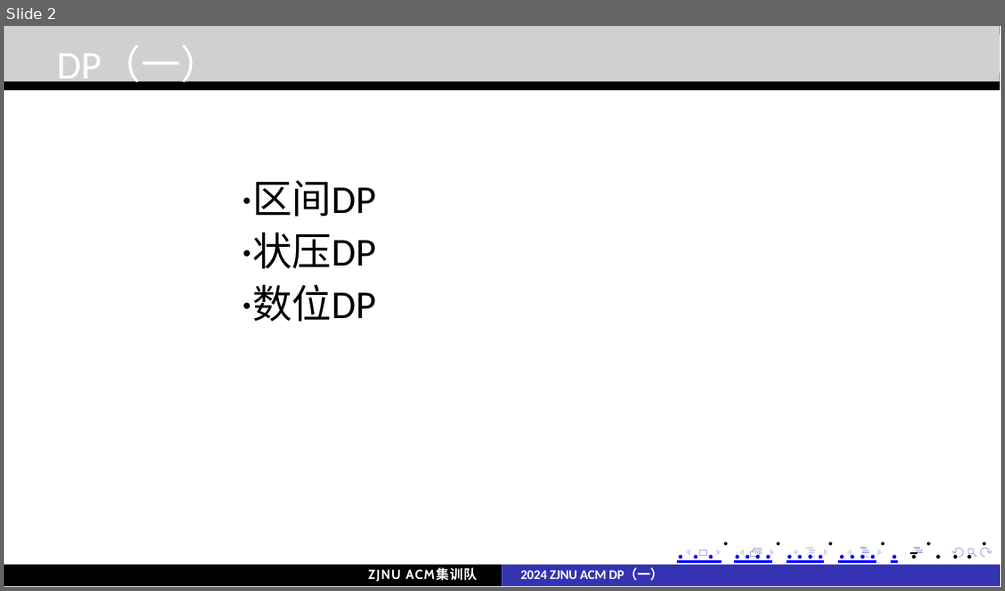
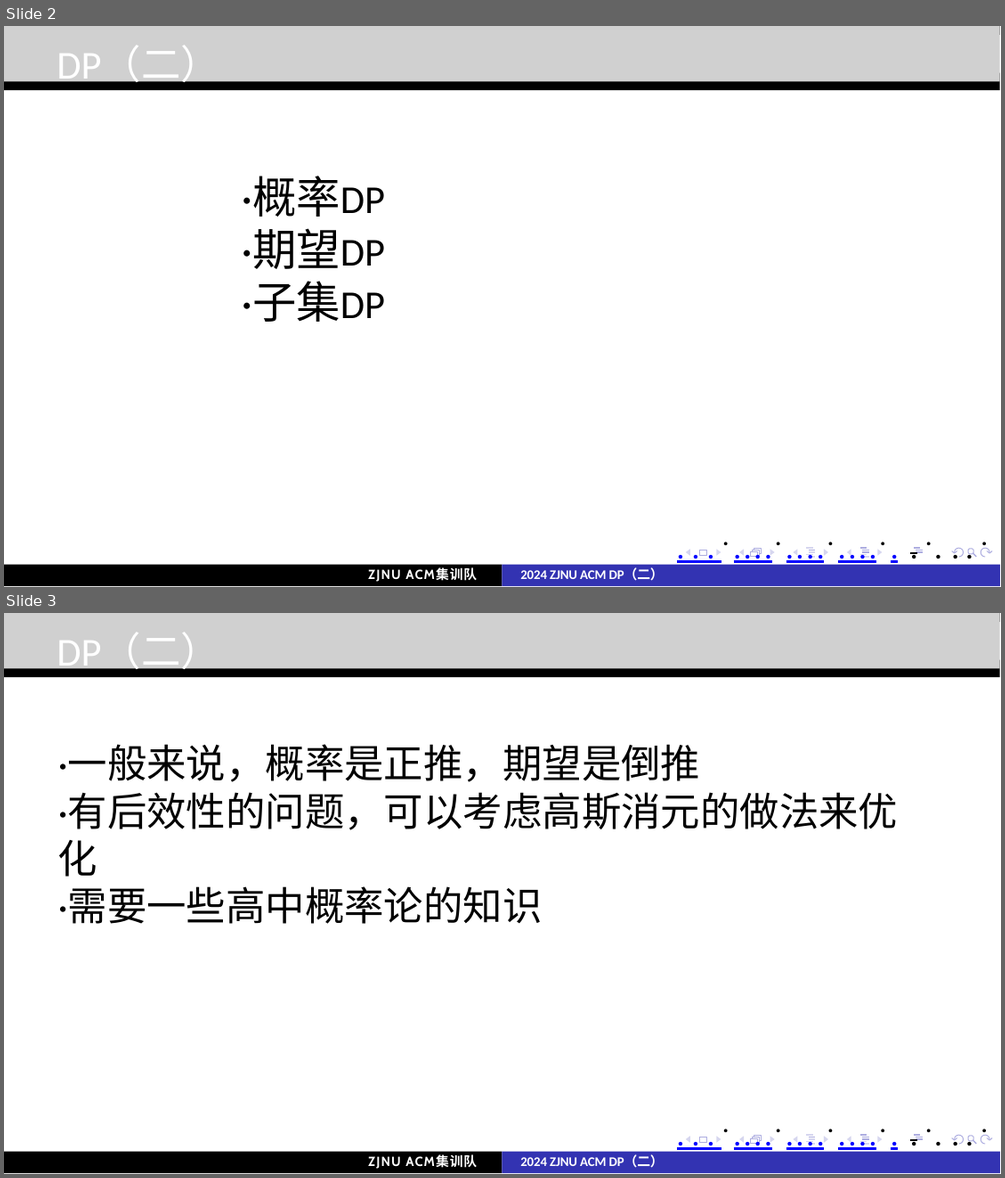
Before and after one commit to john1234567891011121314/moban, a slide deck: acm/讲课·dp/DP（二）.pptx. Shown one above the other, each under a label of ours: slide 2 before the commit, slides 2 and 3 after it. The pictures are 1005x591 and 1005x1178 pixels, drawn with LibreOffice and Linux fonts; fonts in the diff are those of the drawing; grey boxes stand for pictures. Boxes give left, top, right and bottom in pixels: in the first picture for what was removed or moved away, otherwise in the second. Text is boxed around its words. In the diff, an @@ line names an element or a change of style, - is before the commit and + after.

```diff
--- a/acm/讲课·dp/DP（二）.pptx
+++ b/acm/讲课·dp/DP（二）.pptx
@@ slide 3 added at box(4, 613, 1001, 1174), background #FFFFFF; not listed: 30 template elements that a slide beside it also shows @@
@@ picture added at box(4, 613, 999, 668) @@
@@ text added at box(57, 633, 219, 675), 18 pt, text #FFFFFF @@
+DP（二）
@@ text added at box(58, 746, 898, 924), 18 pt, text #000000 @@
+·一般来说，概率是正推，期望是倒推
+·有后效性的问题，可以考虑高斯消元的做法来优化
+·需要一些高中概率论的知识
@@ freeform shape added at box(4, 1151, 502, 1174), fill #000000 @@
@@ text added at box(368, 1154, 477, 1168), 6 pt, text #FFFFFF, bold @@
+ZJNU ACM集训队
@@ freeform shape added at box(502, 1151, 999, 1174), fill #3333B2 @@
@@ text added at box(520, 1154, 663, 1167), 12 pt, text #0000FF, bold @@
+. . . ................. . .. . . .
+2024 ZJNU ACM DP（二）
@@ slide 2 changed as well @@
@@ text at box(57, 46, 219, 88): text changed @@
-DP（一）
+DP（二）
@@ text at box(242, 176, 385, 321): text changed; size 18 to 20 pt @@
-·区间DP
-·状压DP
-·数位DP
+·概率DP
+·期望DP
+·子集DP
@@ text at box(520, 567, 663, 580): text changed @@
-2024 ZJNU ACM DP（一）
+2024 ZJNU ACM DP（二）
```
Also in this commit, not shown: 3 other slides changed, 4 other slides added, 13 slides removed, 1 other file.
